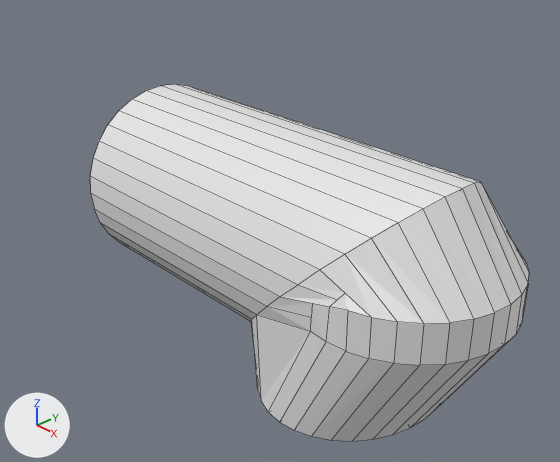
What one commit did to the Blender file design/pipe cap/blend.blend.
Rendered twice from a 50 mm camera at (0.0408, -0.0483, 0.0336) aimed at (-0.0089, -0.0016, 0.0001). The axes (+X, +Y, +Z) are drawn at lower left. The lights are the same throughout. Mesh edges are drawn as thin lines.

Objects in the first picture: 'Elbow Joint'.
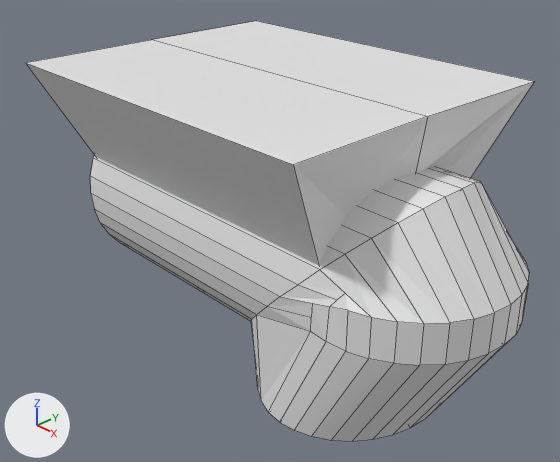
What differs and where, as boxes [x1, y1, x2, y2] in the pictures (560 x 462 px):
'Elbow Joint', reshaped (16% wider, 18% taller): before [90, 84, 529, 441]; after [26, 21, 534, 441]
part 1 of me_elbow_joint, added: after [26, 21, 534, 266]

The change in detail:
me_elbow_joint is used by ob_elbow_joint; location (0.0, 0.0, 0.0).
me_elbow_joint had 74 vertices, 52 faces and spanned x -0.03..0.0155, y 0.0..0.01, z -0.0133..0.01.
me_elbow_joint now has 91 vertices, 62 faces, 2 loose edges and spans x -0.0311..0.0155, y 0.0..0.015, z -0.0133..0.015.
me_elbow_joint part 1: a new loose piece of 17 vertices spanning x -0.0311..0.0067, y 0.0..0.015, z 0.0036..0.015.
